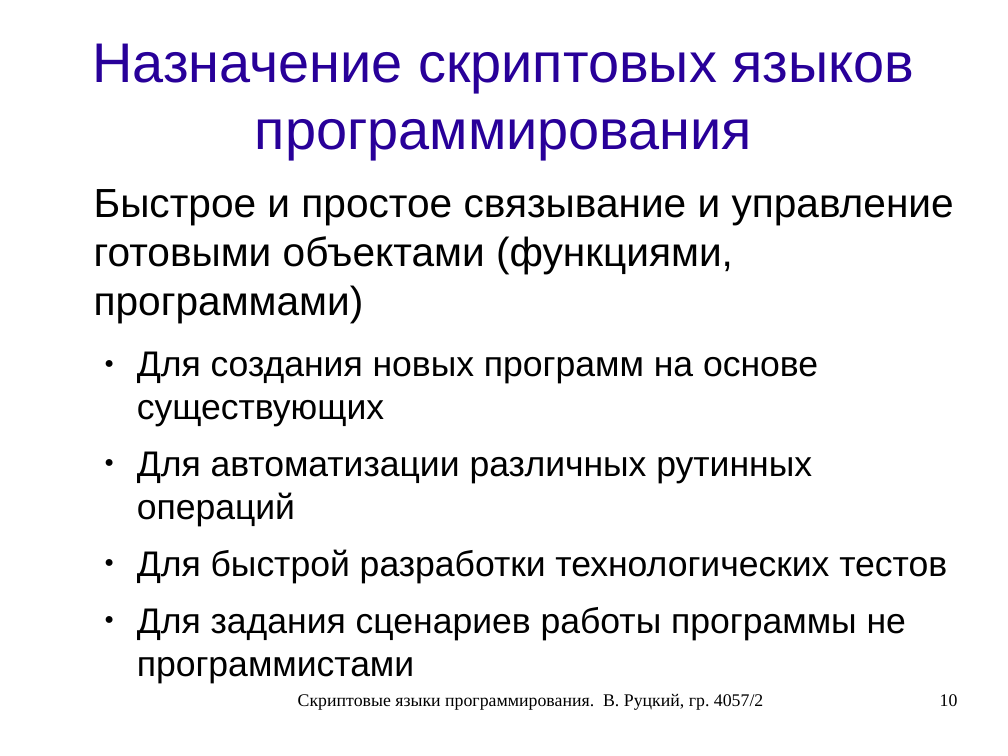
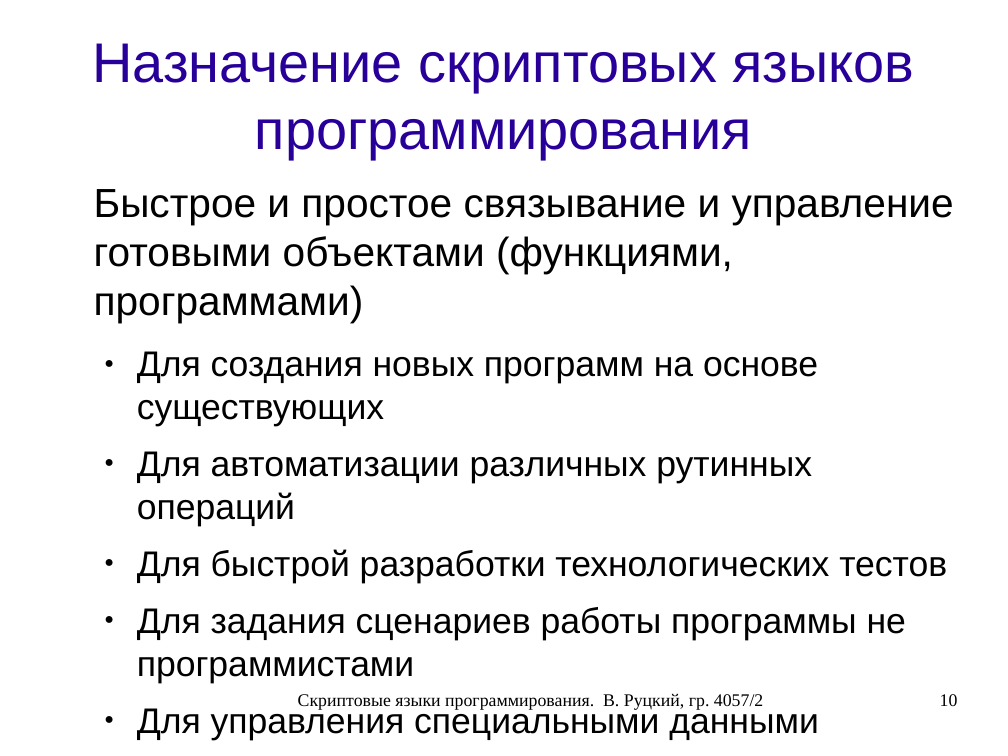
Before and after one commit to rutsky/semester07, a slide deck: slide 10 of Operation_systems/scripting_languages/40572_Rutsky_Scripting_languages.odp. Drawn at 1008x756 pixels with LibreOffice and Linux fonts; fonts in the diff are those of the drawing. Boxes give left, top, right and bottom in pixels: in the first picture for what was removed or moved away, otherwise in the second. Text is boxed around its words. In the diff, an @@ line names an element or a change of style, - is before the commit and + after.

```diff
--- a/Operation_systems/scripting_languages/40572_Rutsky_Scripting_languages.odp
+++ b/Operation_systems/scripting_languages/40572_Rutsky_Scripting_languages.odp
@@ text at (137, 705, 818, 740): paragraph added @@
+  ● Для управления специальными данными
```
Also in this commit, not shown: 9 other slides changed, 1 slide removed.
